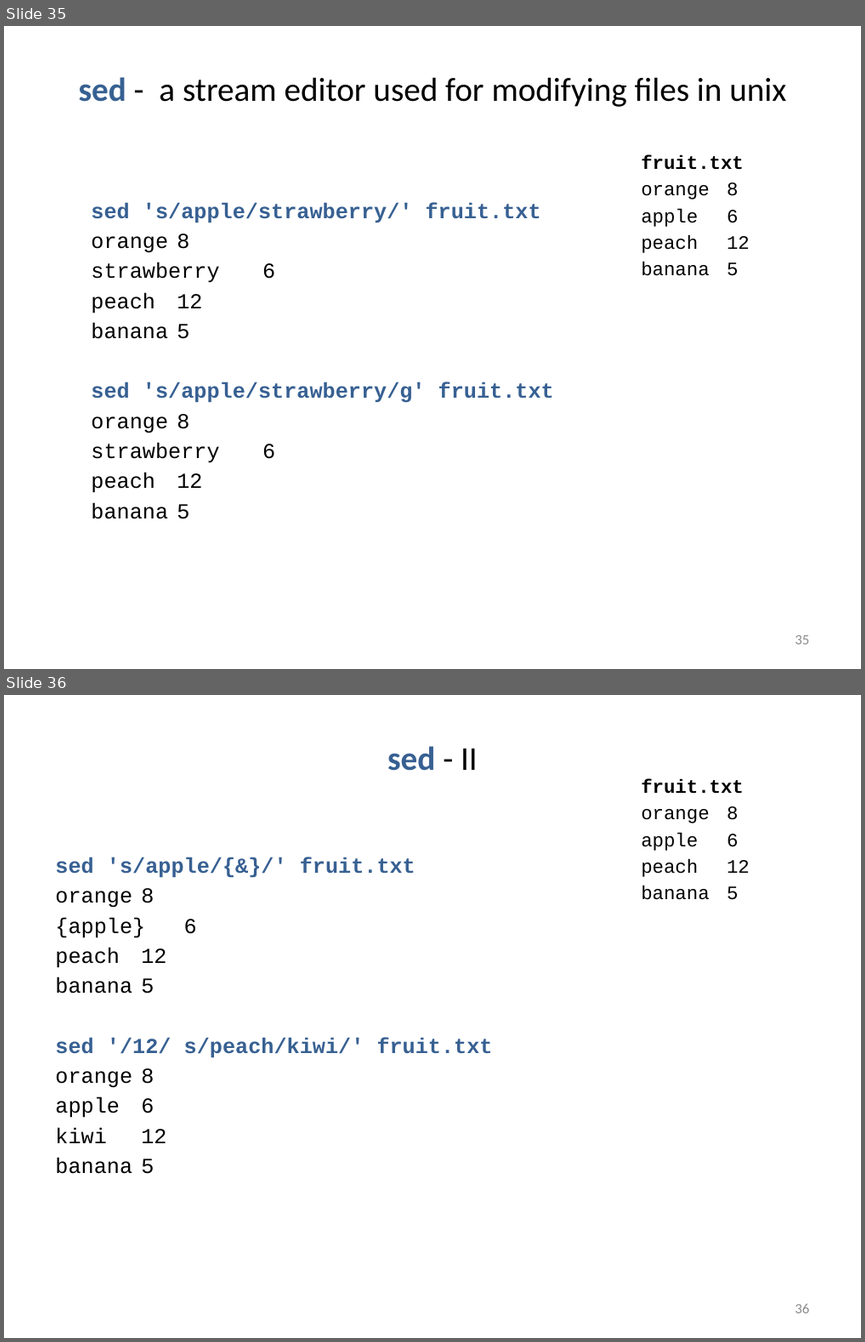
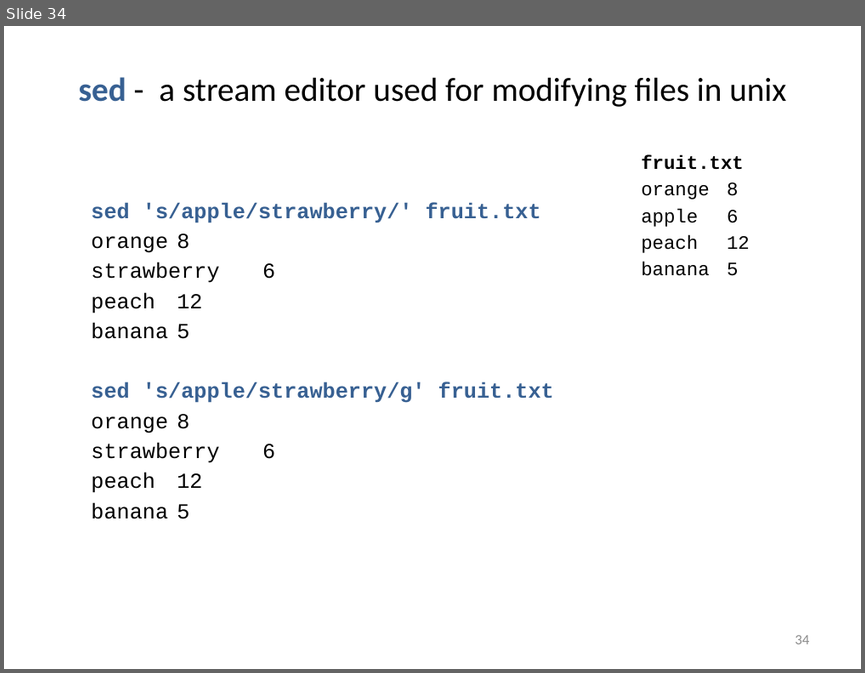
Before and after one commit to liu3zhenlab/teaching, a slide deck: PLPTH813Bioinformatis/2023/lectures/lecture02_unix.pptx. Shown one above the other, each under a label of ours: slides 35 and 36 before the commit, slide 34 after it. The pictures are 865x1342 and 865x673 pixels, drawn with LibreOffice and Linux fonts; fonts in the diff are those of the drawing. Boxes give left, top, right and bottom in pixels: in the first picture for what was removed or moved away, otherwise in the second. Text is boxed around its words. In the diff, an @@ line names an element or a change of style, - is before the commit and + after.

```diff
--- a/PLPTH813Bioinformatis/2023/lectures/lecture02_unix.pptx
+++ b/PLPTH813Bioinformatis/2023/lectures/lecture02_unix.pptx
@@ slide 36 removed at (4, 695, 861, 1338), background #FFFFFF @@
@@ title removed at (387, 746, 477, 771) @@
-sed - II
@@ text removed at (641, 779, 749, 900) @@
-fruit.txt
-orange 8
-apple 6
-peach 12
-banana 5
@@ text removed at (55, 857, 493, 1174) @@
-sed 's/apple/{&}/' fruit.txt
-orange 8
-{apple} 6
-peach 12
-banana 5
-sed '/12/ s/peach/kiwi/' fruit.txt
-orange 8
-apple 6
-kiwi 12
-banana 5
@@ page number removed at (794, 1304, 809, 1313) @@
-36
@@ what was slide 35 is now slide 34 @@
@@ page number at (794, 635, 809, 644): text changed @@
-35
+34
```
Also in this commit, not shown: 2 slides changed, 1 other slide removed.
